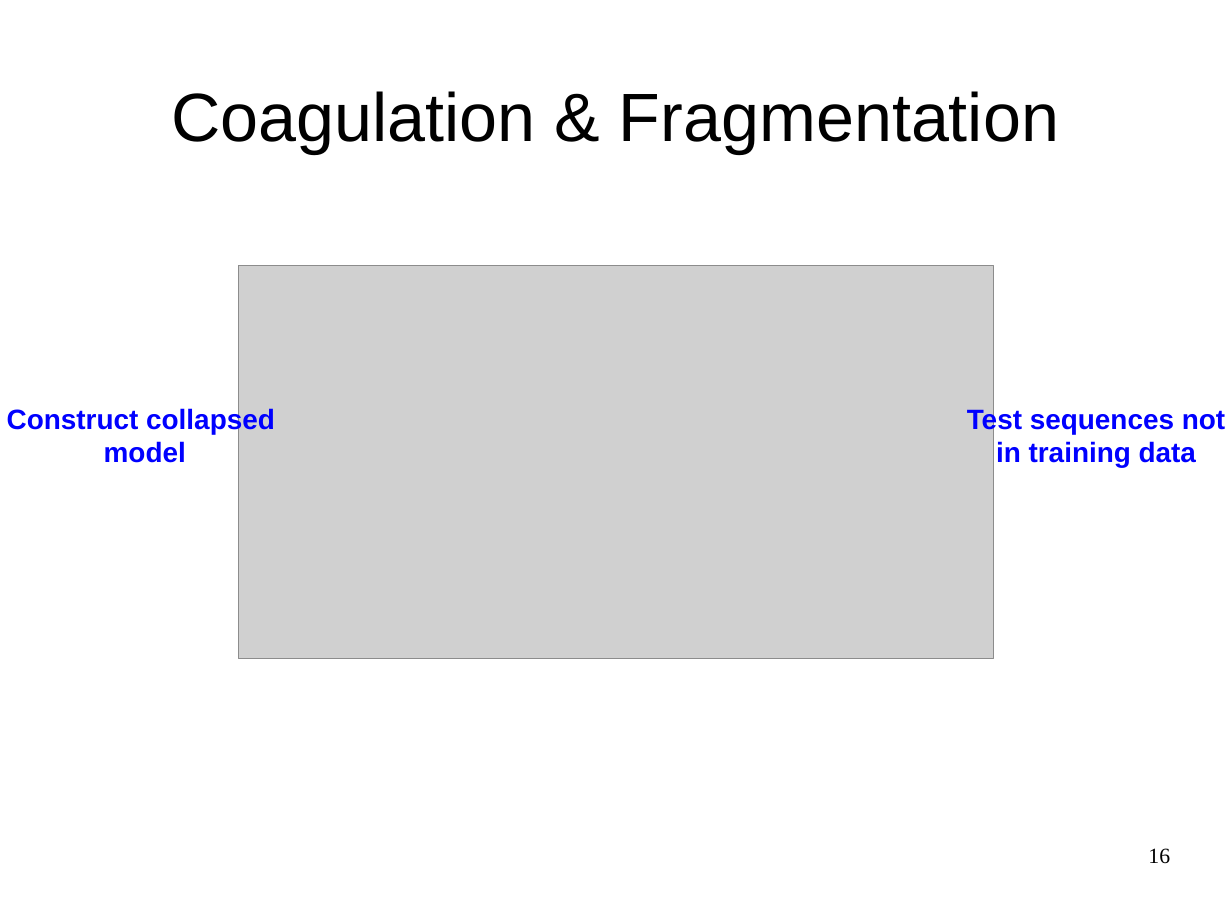
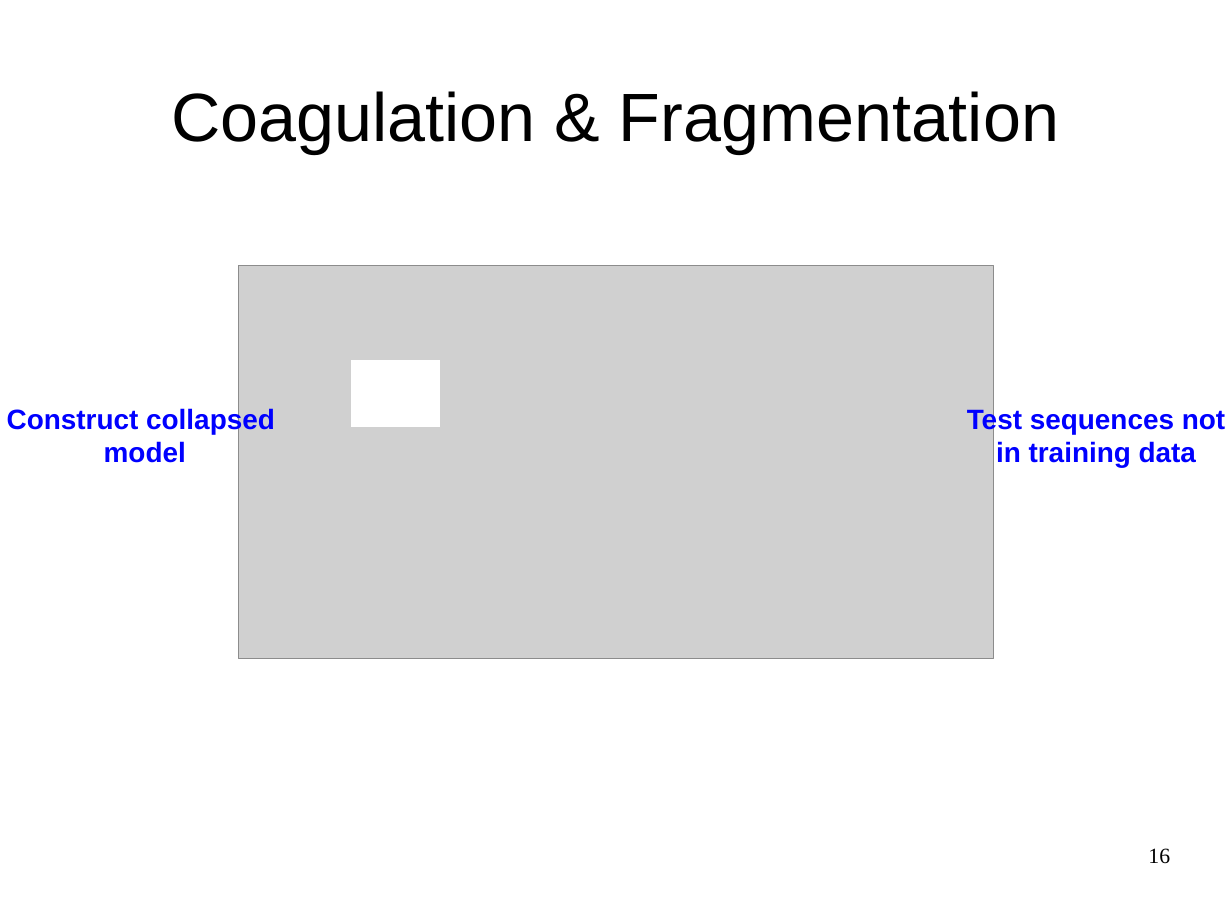
Before and after one commit to snadi/cs886, a slide deck: slide 16 of cs886/presentation/cs886_sarah-karim.odp. Drawn at 1232x924 pixels with LibreOffice and Linux fonts; fonts in the diff are those of the drawing; grey boxes stand for pictures. Boxes give left, top, right and bottom in pixels: in the first picture for what was removed or moved away, otherwise in the second. Text is boxed around its words. In the diff, an @@ line names an element or a change of style, - is before the commit and + after.

```diff
--- a/cs886/presentation/cs886_sarah-karim.odp
+++ b/cs886/presentation/cs886_sarah-karim.odp
@@ rectangle added at [352,361,440,427], fill #FFFFFF, outline #FFFFFF 0 pt @@
```
Also in this commit, not shown: 4 other slides changed, 2 slides added, 1 other file.
